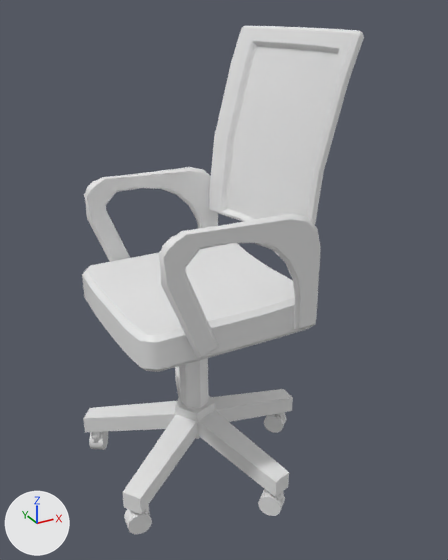
A saved change to the FBX model Assets/Enviro Static Meshes/Meshes/SM_Chair.fbx.
The view is the same before and after, from a 50 mm lens placed at (-0.635, -1.328, 1.217), pointed at (0.073, -0.04, 0.574). The lights are fixed; the arrows at lower left show +X, +Y and +Z. Where no turn or scale is listed for an object, it has been applied to the vertices.

Names of what the first picture shows: 'SM_Chair'.
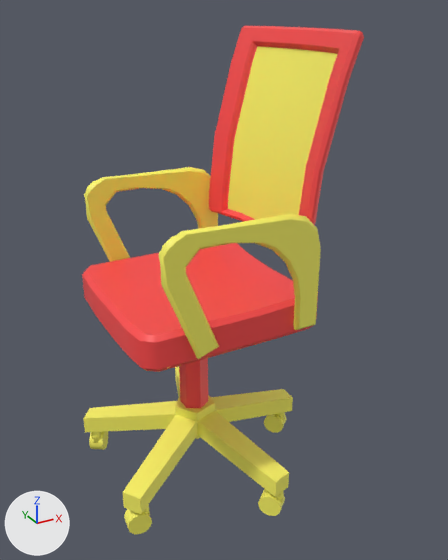
Pixel boxes [x1, y1, x2, y2] of what changed, in the pictures (448 x 560 px):
'SM_Chair', surface changed
    both: [82, 26, 364, 535]

Diff of the bpy script that builds the scene:
```diff
--- a/Assets/Enviro Static Meshes/Meshes/SM_Chair.fbx.py
+++ b/Assets/Enviro Static Meshes/Meshes/SM_Chair.fbx.py
@@ img_prop_texture_set01_png @@
+img_prop_texture_set01_png = load_image('Prop_Texture_Set01.png', '../../Materials/Prop_Texture_Set01.png', 64, 64, 'sRGB')
@@ mat_mr_props @@
 mat_mr_props = principled_material('MR_Props')
-mat_mr_props.base_color = (0.8, 0.8, 0.8)  # white #e7e7e7
+mat_mr_props.texture = img_prop_texture_set01_png
@@ me_cube_002 @@
 me_cube_002.from_pydata(...)  # 751 vertices, 1426 faces; spans x -0.281..0.341, y -0.319..0.299, z 0.0..1.173
 # used by ob_sm_chair; location = (0.0, 0.0, 0.0)
+# me_cube_002 part 1: texture (UV) coordinates of 1426 of 1426 faces, centred in x -0.278..0.334, y -0.314..0.294, z 0.001..1.172, changed; they spanned u 0.0..2.85, v 0.0..1.0 and now span u 0.2..0.71, v 0.18..0.23
 me_cube_002.materials.append(mat_mr_props)
```
